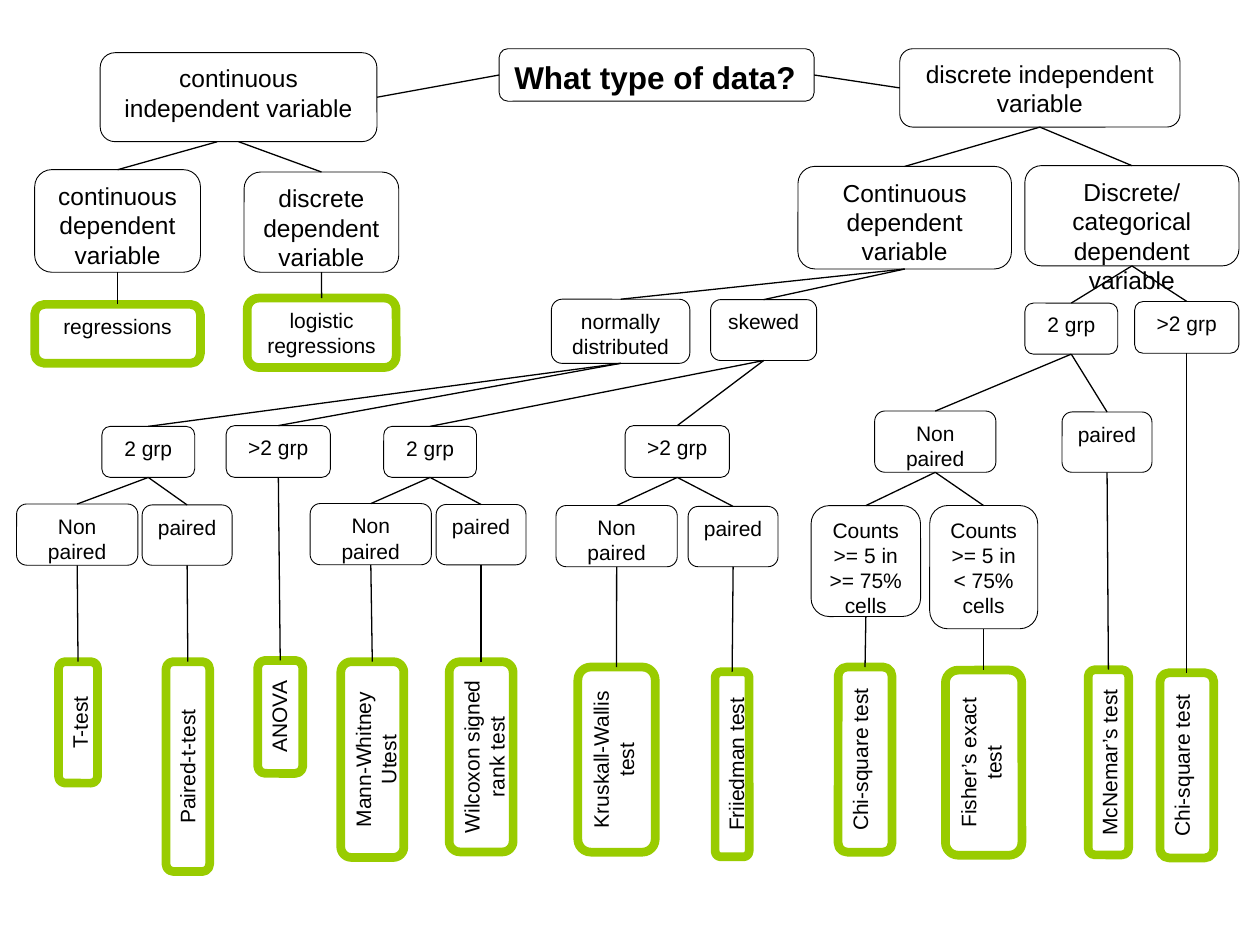
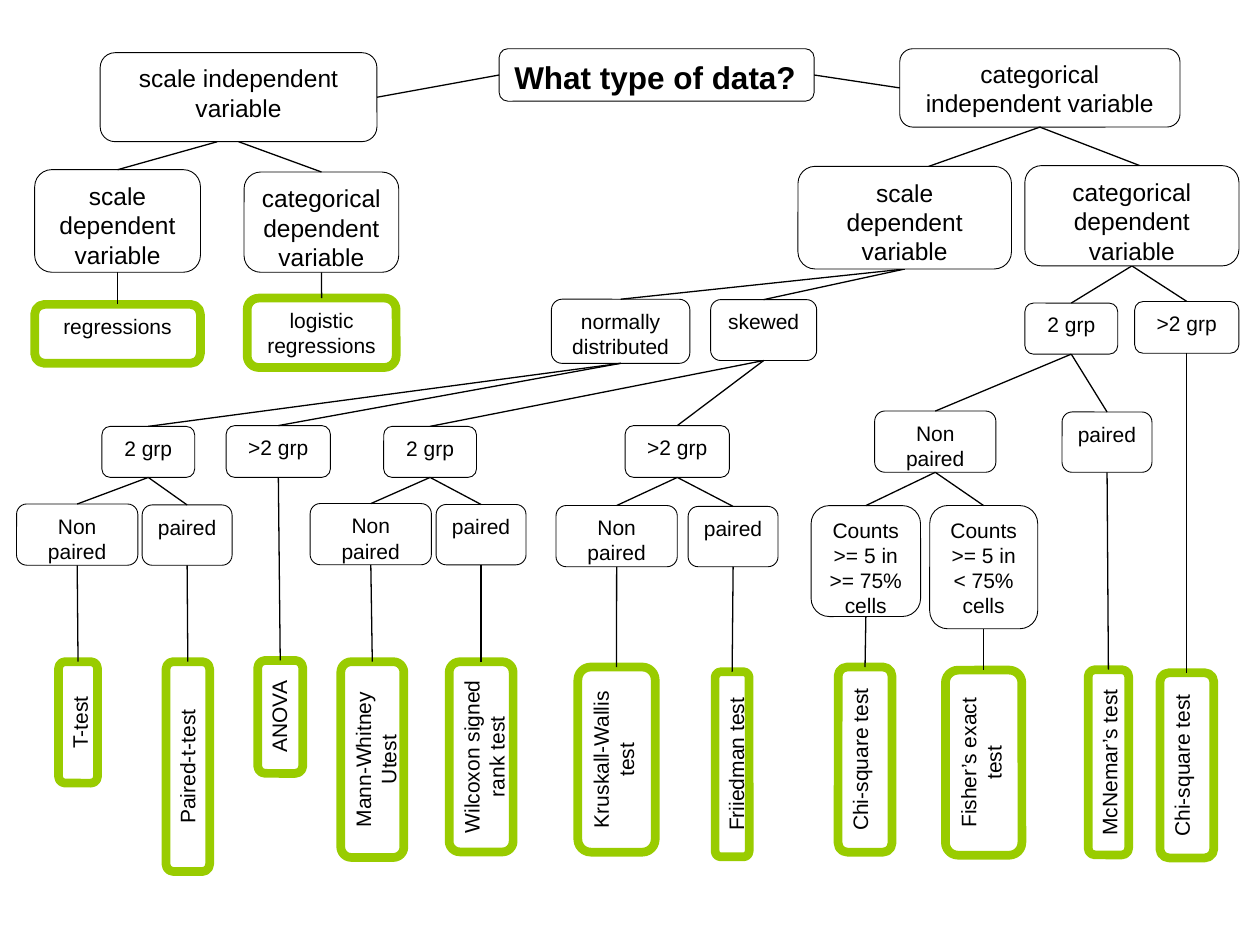
Before and after one commit to coms10011/2019_20, a slide deck: slide 2 of 12_comparing_and_ttest/12-Roudaut-stats-Comparing things-50min.pptx. Drawn at 1260x945 pixels with LibreOffice and Linux fonts; fonts in the diff are those of the drawing. Boxes give left, top, right and bottom in pixels: in the first picture for what was removed or moved away, otherwise in the second. Text is boxed around its words. In the diff, an @@ line names an element or a change of style, - is before the commit and + after.

```diff
--- a/12_comparing_and_ttest/12-Roudaut-stats-Comparing things-50min.pptx
+++ b/12_comparing_and_ttest/12-Roudaut-stats-Comparing things-50min.pptx
@@ text in rounded rectangle at (x1=139, y1=69, x2=338, y2=118): text changed @@
-continuous independent variable
+scale independent variable
@@ text in rounded rectangle at (x1=926, y1=65, x2=1154, y2=117): text changed @@
-discrete independent variable
+categorical independent variable
@@ line moved from (1040, 127) - (905, 166) to (1040, 127) - (929, 166) @@
@@ line moved from (1040, 127) - (1131, 165) to (1040, 127) - (1140, 165) @@
@@ text in rounded rectangle at (x1=59, y1=187, x2=175, y2=265): text changed @@
-continuous dependent variable
+scale dependent variable
@@ text in rounded rectangle at (x1=262, y1=189, x2=381, y2=267): text changed @@
-discrete dependent variable
+categorical dependent variable
@@ text in rounded rectangle at (x1=847, y1=184, x2=963, y2=261): text changed @@
-Continuous dependent variable
+scale dependent variable
@@ text in rounded rectangle at (x1=1072, y1=183, x2=1191, y2=261): text changed @@
-Discrete/categorical dependent variable
+categorical dependent variable
```
Also in this commit, not shown: 2 other slides changed, 11 other files.
